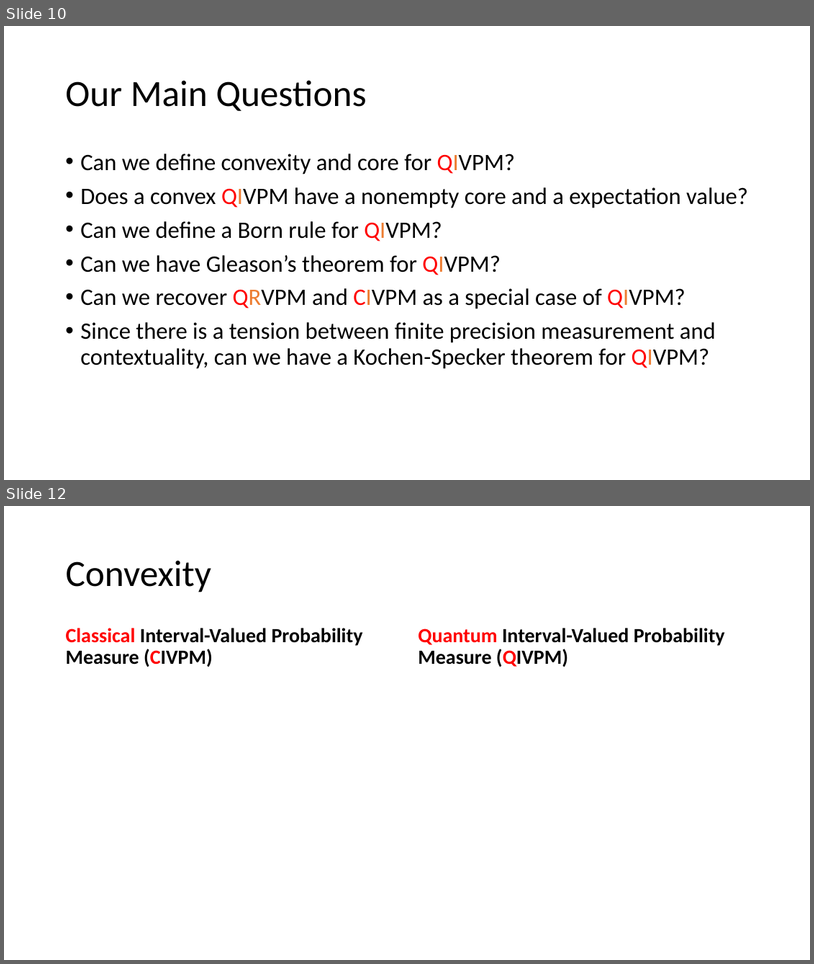
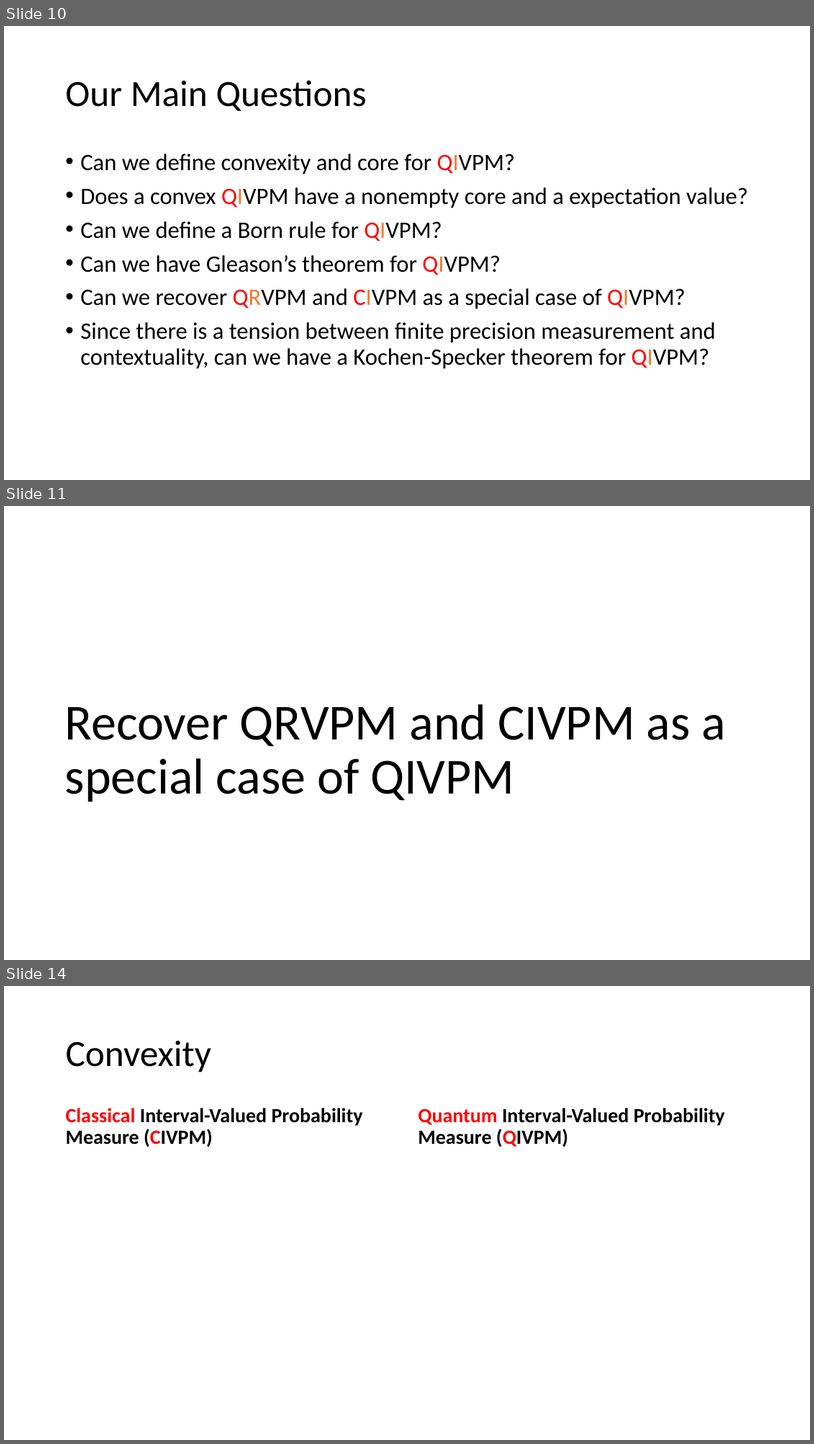
Before and after one commit to yuttai/Contextuality-and-Nonlocality-in-Discrete-Quantum-Theory, a slide deck: prop_letter.pptx. Shown one above the other, each under a label of ours: slides 10 and 12 before the commit, slides 10, 11 and 14 after it; the slides between them are not shown. The pictures are 814x964 and 814x1444 pixels, drawn with LibreOffice and Linux fonts; fonts in the diff are those of the drawing; grey boxes stand for pictures. Boxes give left, top, right and bottom in pixels: in the first picture for what was removed or moved away, otherwise in the second. Text is boxed around its words. In the diff, an @@ line names an element or a change of style, - is before the commit and + after.

Commit message:
prop_letter.pptx "Recover QRVPM and CIVPM as a special case" Added...

```diff
--- a/prop_letter.pptx
+++ b/prop_letter.pptx
@@ slide 11 added at bbox=[4, 506, 810, 960], background #FFFFFF @@
@@ title added at bbox=[65, 704, 726, 802], 60 pt, text #000000 @@
+Recover QRVPM and CIVPM as a special case of QIVPM
@@ what was slide 12 is now slide 14 @@
```
Also in this commit, not shown: 1 slide changed, 2 other slides added.
